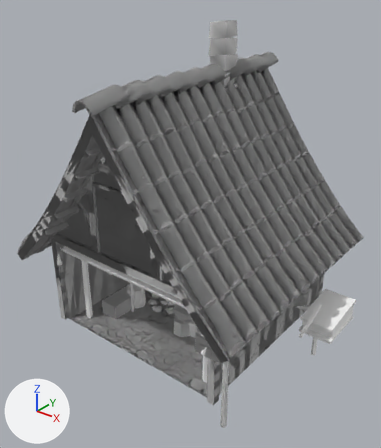
What one commit did to the glTF model models/village/smithy.gltf.
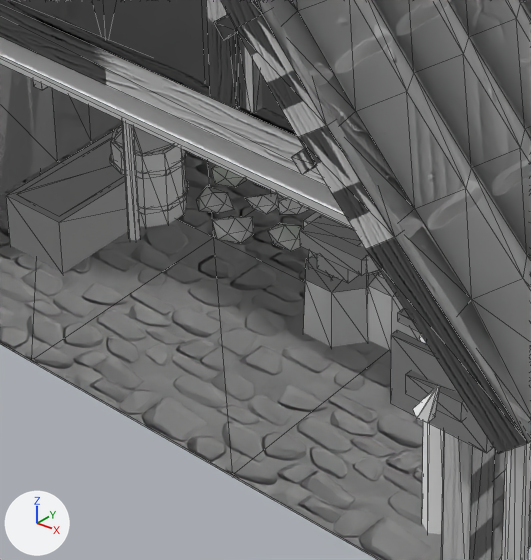
Old and new are each drawn whole from a camera (50 mm lens) standing at (9.14, -11.13, 10.33) and looking at (-0.35, 0.74, 2.97) and again close up on the part from 26% to 60% of the width and 57% to 87% of the height. Lighting does not change. The marker at lower left points along +X, +Y and +Z. The first two pictures are the older version. The close-ups show mesh edges as thin lines. Where no turn or scale is listed for an object, it has been applied to the vertices.

In view in the first close-up: 'T2_Post003', 'T2_Roof009', 'T3_AnvilStump065', 'T3_KitCornerExteriorWood017', 'T3_KitFloorUnevenBrick020', 'T3_KitFloorUnevenBrick023', 'T3_KitFloorUnevenBrick026', 'T3_KitRoofFrontBrick6030', 'T3_KitRoofRoundTiles6x6029', 'T3_KitWallUnevenBrickStraight009', 'T3_SignArm076', 'T3_Trough069', 'T4_KitFloorUnevenBrick020', 'T4_KitFloorUnevenBrick023', 'T4_KitFloorUnevenBrick026', 'T4_Sign077', 'T4_SignCrystal089' and 29 more.
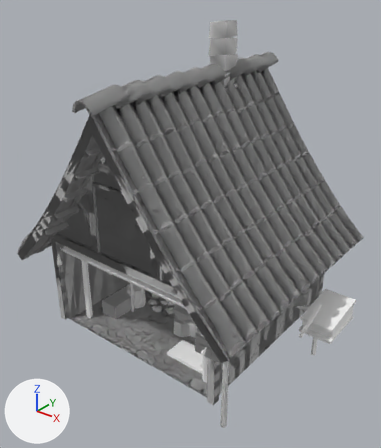
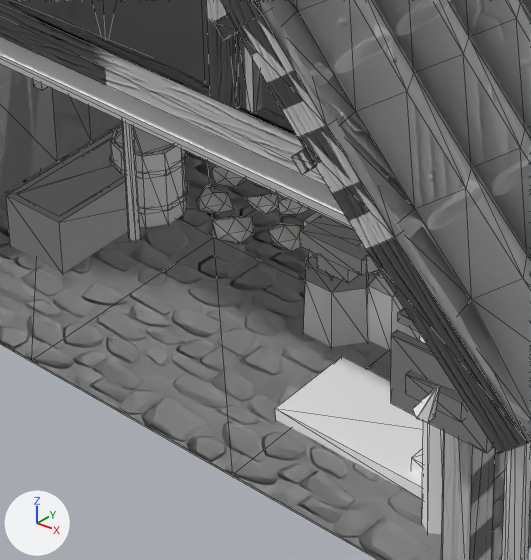
Pixel boxes (x1, y1, x2, y2) of what changed, in the close-ups (531 x 560 px):
'T2_Bedroll038', added: after (275, 356, 423, 499)
'T2_Pillow039', added (mostly hidden): after (411, 448, 423, 475)
'T3_Trough069', unchanged, covered by the edit: before (6, 132, 128, 273)
'T4_Trough069', unchanged, uncovered by the edit: after (6, 132, 128, 273)
'T3_TroughWater070', unchanged, uncovered by the edit: after (17, 138, 124, 216)
'T4_TroughWater070', unchanged, covered by the edit: before (17, 138, 124, 216)

What changed in the scene script:
```text
Add mat_defaultmaterial_185:
    mat_defaultmaterial_185 = bpy.data.materials.new('DefaultMaterial.185')
    mat_defaultmaterial_185.use_nodes = True; mat_defaultmaterial_185.node_tree.nodes.clear()
    _N = mat_defaultmaterial_185.node_tree.nodes; _L = mat_defaultmaterial_185.node_tree.links
    n0 = _N.new('ShaderNodeOutputMaterial'); n0.name = 'Material Output'
    n1 = _N.new('ShaderNodeBsdfPrincipled'); n1.name = 'Principled BSDF'
    n2 = _N.new('ShaderNodeVertexColor'); n2.name = 'Color Attribute'
    _L.new(n1.outputs[0], n0.inputs[0])  # 'BSDF' to 'Surface'
    _L.new(n2.outputs[0], n1.inputs[0])  # 'Color' to 'Base Color'
Change me_t2_post003:
    where me_t2_post003.from_pydata(...)  # 12 vertices, 20 faces; spans x -0.1..0.1, y -0.11..0.11, z -1.33..1.33
    remove me_t2_post003.materials.append(mat_defaultmaterial_072)
    add me_t2_post003.materials.append(mat_defaultmaterial_076)
Change me_t3_anvilstump065:
    where me_t3_anvilstump065.from_pydata(...)  # 14 vertices, 24 faces; spans x -0.314..0.314, y -0.29..0.322, z -0.25..0.25
    remove me_t3_anvilstump065.materials.append(mat_defaultmaterial_087)
    add me_t3_anvilstump065.materials.append(mat_defaultmaterial_091)
Change me_t3_signarm076:
    where me_t3_signarm076.from_pydata(...)  # 8 vertices, 12 faces; spans x -0.45..0.45, y -0.03..0.03, z -0.03..0.03
    remove me_t3_signarm076.materials.append(mat_defaultmaterial_125)
    add me_t3_signarm076.materials.append(mat_defaultmaterial_129)
Change me_t4_sign077:
    where me_t4_sign077.from_pydata(...)  # 8 vertices, 12 faces; spans x -0.35..0.35, y -0.03..0.03, z -0.25..0.25
    remove me_t4_sign077.materials.append(mat_defaultmaterial_178)
    add me_t4_sign077.materials.append(mat_defaultmaterial_182)
Change me_t4_signcrystal089:
    where me_t4_signcrystal089.from_pydata(...)  # 12 vertices, 20 faces; spans x -0.106..0.059, y -0.07..0.07, z -0.143..0.123
    remove me_t4_signcrystal089.materials.append(mat_defaultmaterial_181)
    add me_t4_signcrystal089.materials.append(mat_defaultmaterial_185)
Add me_t2_pillow039:
    me_t2_pillow039.from_pydata(...)  # a box spanning x -0.15..0.15, y -0.275..0.275, z -0.06..0.06
    me_t2_pillow039.materials.append(mat_defaultmaterial_073)
Add me_t2_bedroll038:
    me_t2_bedroll038.from_pydata(...)  # a box spanning x -0.75..0.75, y -0.375..0.375, z -0.06..0.06
    me_t2_bedroll038.materials.append(mat_defaultmaterial_054)
Add ob_t2_pillow039:
    ob_t2_pillow039 = bpy.data.objects.new('T2_Pillow039', me_t2_pillow039)
    ob_t2_pillow039.location = (2.15, -1.5, 0.16)
Add ob_t2_bedroll038:
    ob_t2_bedroll038 = bpy.data.objects.new('T2_Bedroll038', me_t2_bedroll038)
    ob_t2_bedroll038.location = (1.6, -1.5, 0.06)
```
